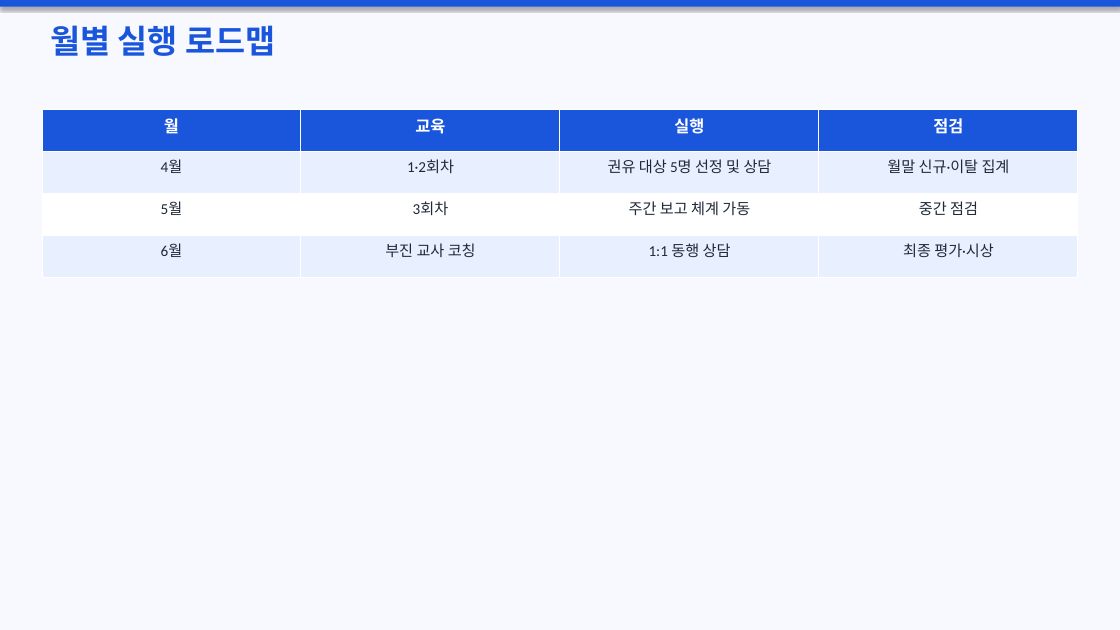
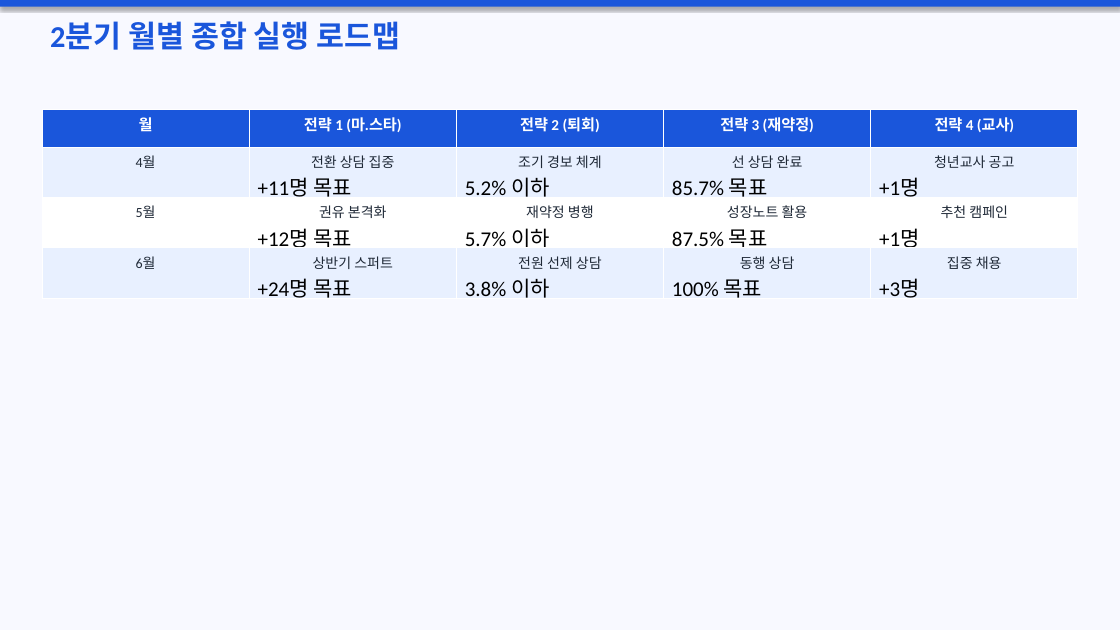
Before and after one commit to kimjungsul/kumon-masta-training, a slide deck: slide 23 of 마스타_교사교육안.pptx (slide 12 before the commit). Drawn at 1120x630 pixels with LibreOffice and Linux fonts; fonts in the diff are those of the drawing. Boxes give left, top, right and bottom in pixels: in the first picture for what was removed or moved away, otherwise in the second. Text is boxed around its words. In the diff, an @@ line names an element or a change of style, - is before the commit and + after.

```diff
--- a/마스타_교사교육안.pptx
+++ b/마스타_교사교육안.pptx
@@ text at box(50, 21, 400, 50): text changed; size 28 to 26 pt @@
-월별 실행 로드맵
+2분기 월별 종합 실행 로드맵
@@ table at box(42, 109, 1080, 302) @@
-column 2: 교육 | 1·2회차 | 3회차 | 부진 교사 코칭
-column 3: 실행 | 권유 대상 5명 선정 및 상담 | 주간 보고 체계 가동 | 1:1 동행 상담
-column 4: 점검 | 월말 신규·이탈 집계 | 중간 점검 | 최종 평가·시상
+column 2: 전략 1 (마.스타) | 전환 상담 집중 / +11명 목표 | 권유 본격화 / +12명 목표 | 상반기 스퍼트 / +24명 목표
+column 3: 전략 2 (퇴회) | 조기 경보 체계 / 5.2% 이하 | 재약정 병행 / 5.7% 이하 | 전원 선제 상담 / 3.8% 이하
+column 4: 전략 3 (재약정) | 선 상담 완료 / 85.7% 목표 | 성장노트 활용 / 87.5% 목표 | 동행 상담 / 100% 목표
+column 5: 전략 4 (교사) | 청년교사 공고 / +1명 | 추천 캠페인 / +1명 | 집중 채용 / +3명
```
Also in this commit, not shown: 16 other slides changed, 7 slides added, 1 slide removed, 1 other file.
